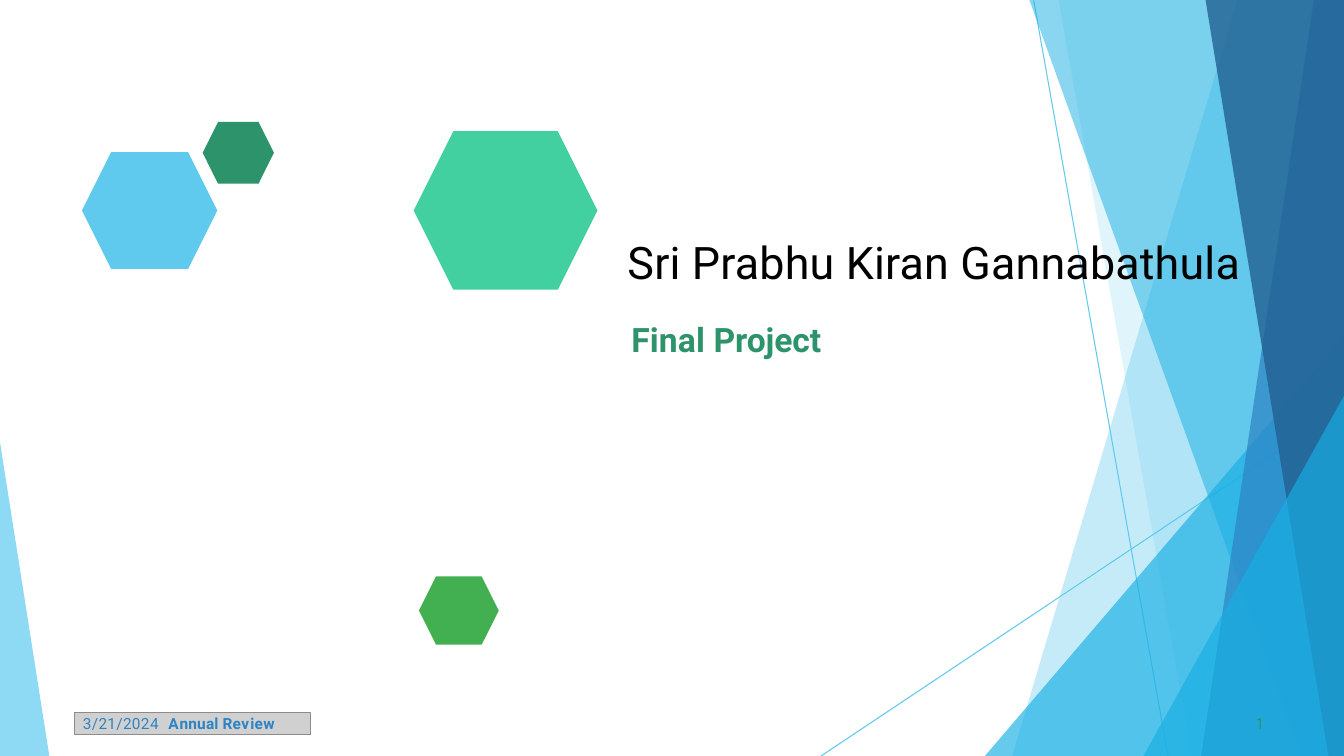
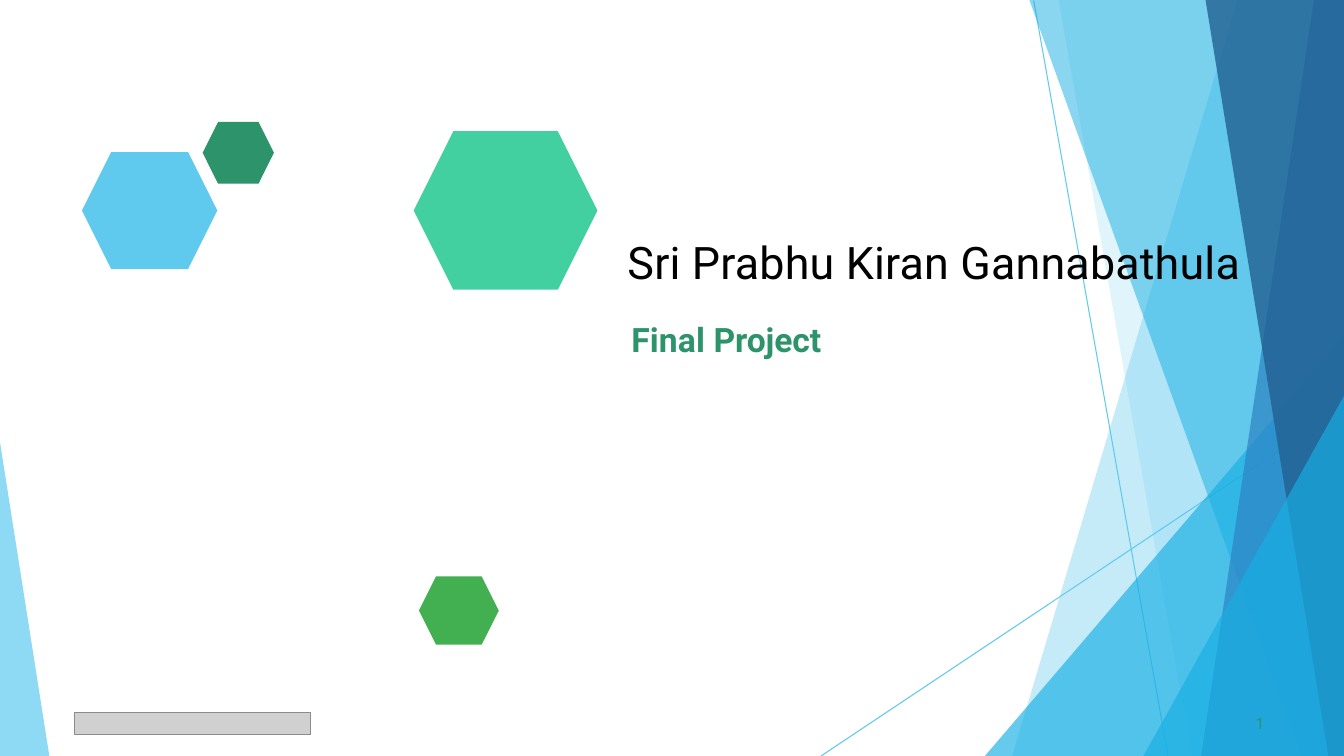
Before and after one commit to kiran-011/CS-Project, a slide deck: slide 1 of Cs-Project.pptx. Drawn at 1344x756 pixels with LibreOffice and Linux fonts; fonts in the diff are those of the drawing; grey boxes stand for pictures. Boxes give left, top, right and bottom in pixels: in the first picture for what was removed or moved away, otherwise in the second. Text is boxed around its words. In the diff, an @@ line names an element or a change of style, - is before the commit and + after.

```diff
--- a/Cs-Project.pptx
+++ b/Cs-Project.pptx
@@ text removed at [83, 717, 275, 730] @@
-3/21/2024 Annual Review
```
Also in this commit, not shown: 7 other slides changed, 8 slides added, 2 slides removed.
